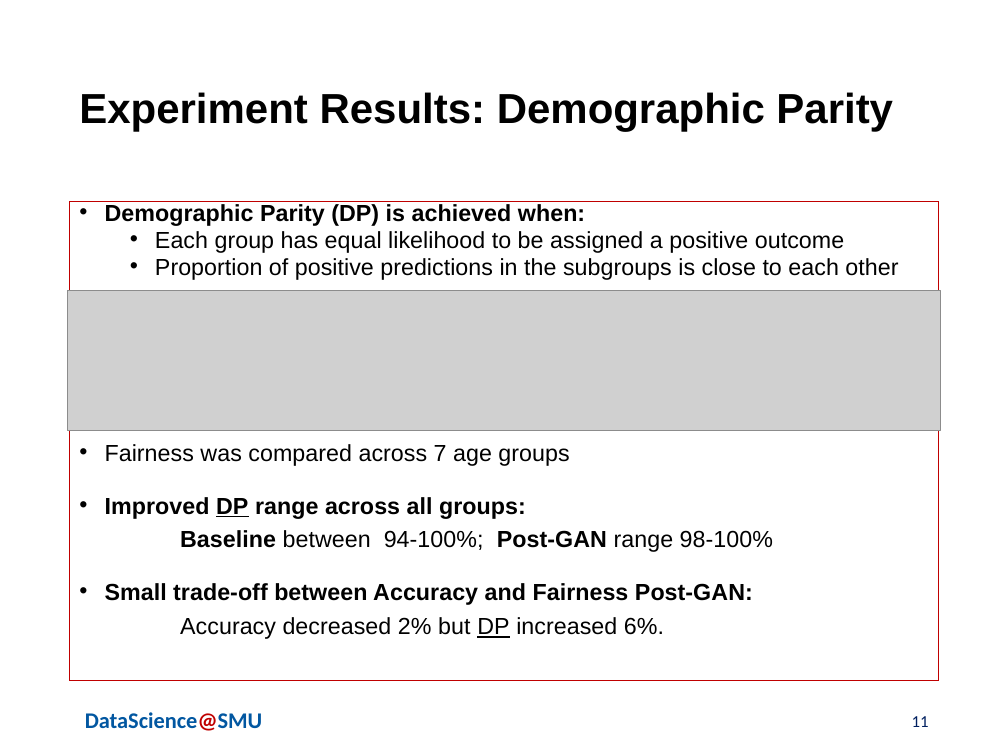
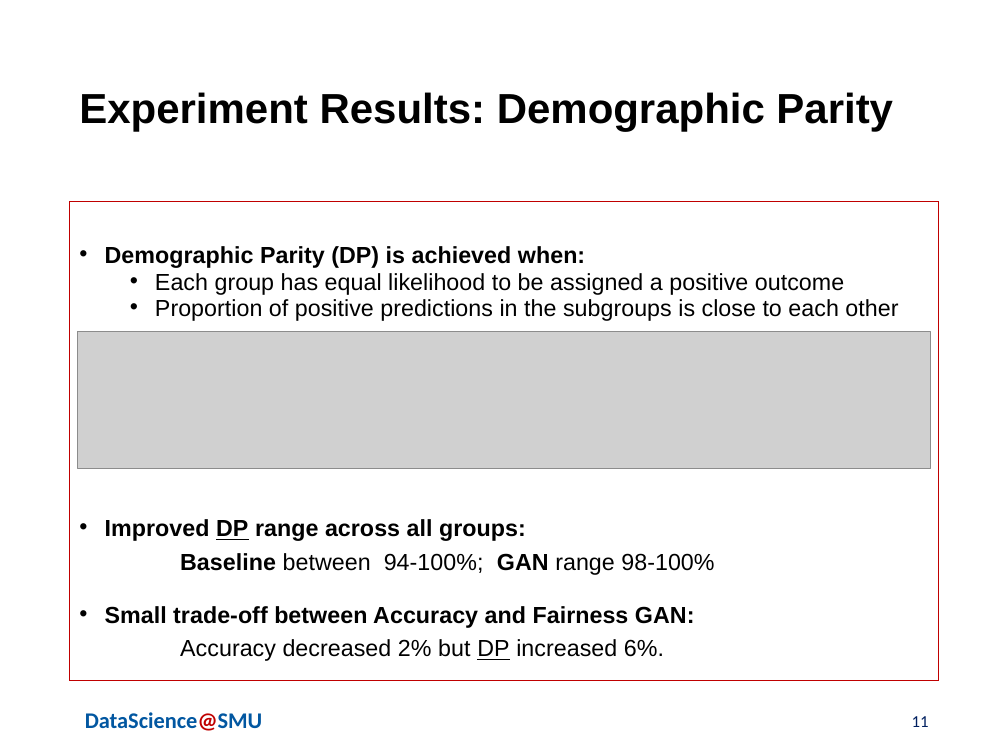
Before and after one commit to skhayden/Reducing-Age-Bias-in-Machine-Learning-An-Algorithmic-Approach, a slide deck: slide 11 of Hayden_deAlford_Wittlin_AdversarialBiasPresentationFINAL7.17.20.pptx. Drawn at 1008x756 pixels with LibreOffice and Linux fonts; fonts in the diff are those of the drawing; grey boxes stand for pictures; background and template pictures are left out. Boxes give left, top, right and bottom in pixels: in the first picture for what was removed or moved away, otherwise in the second. Text is boxed around its words. In the diff, an @@ line names an element or a change of style, - is before the commit and + after.

```diff
--- a/Hayden_deAlford_Wittlin_AdversarialBiasPresentationFINAL7.17.20.pptx
+++ b/Hayden_deAlford_Wittlin_AdversarialBiasPresentationFINAL7.17.20.pptx
@@ picture: place and size @@
-picture at bbox=[68, 290, 940, 430]
+picture at bbox=[78, 332, 930, 468]
@@ text at bbox=[105, 444, 569, 466]: paragraph removed @@
-• Fairness was compared across 7 age groups
@@ text at bbox=[105, 553, 714, 628]: text changed @@
-Baseline between 94-100%; Post-GAN range 98-100%
-• Small trade-off between Accuracy and Fairness Post-GAN:
+Baseline between 94-100%; GAN range 98-100%
+• Small trade-off between Accuracy and Fairness GAN:
```
Also in this commit, not shown: 1 other slide changed.
